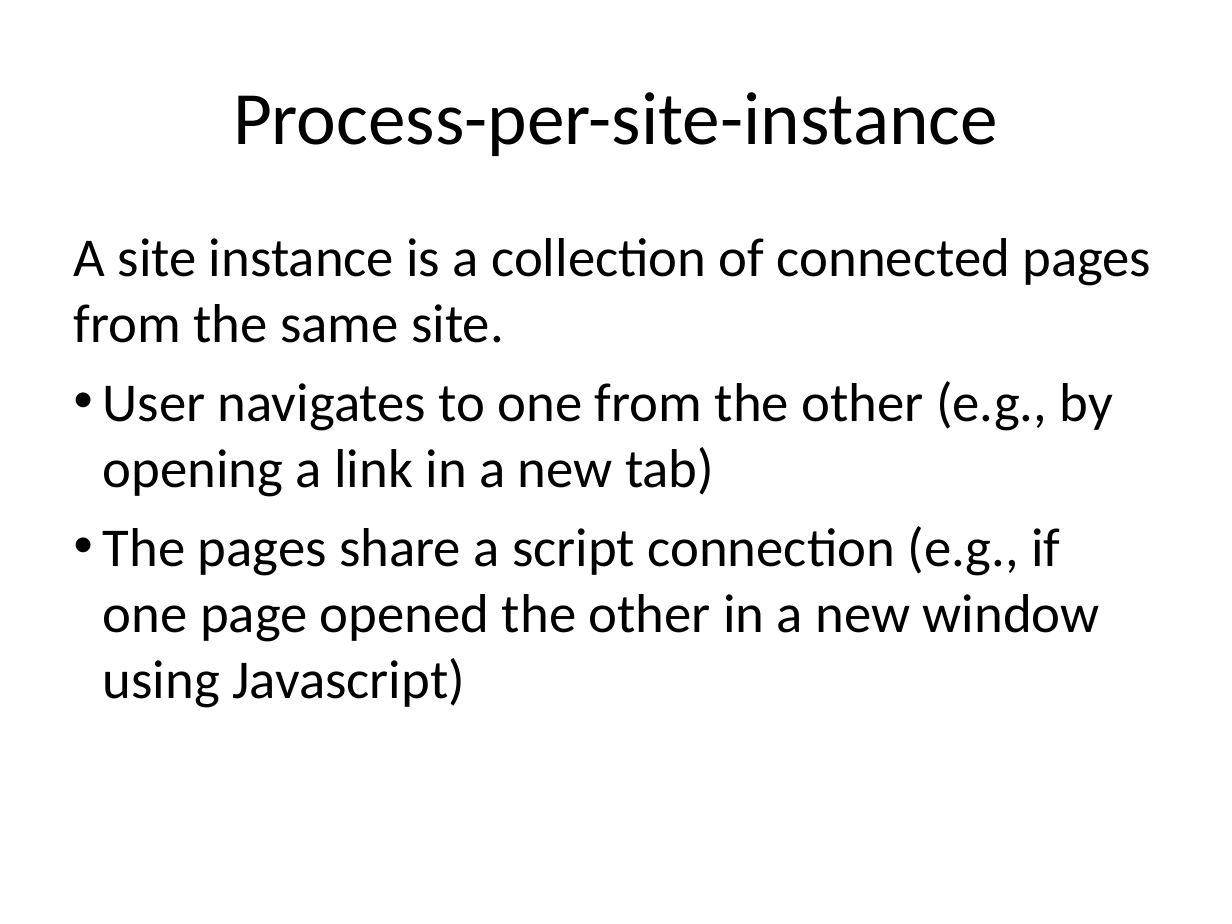
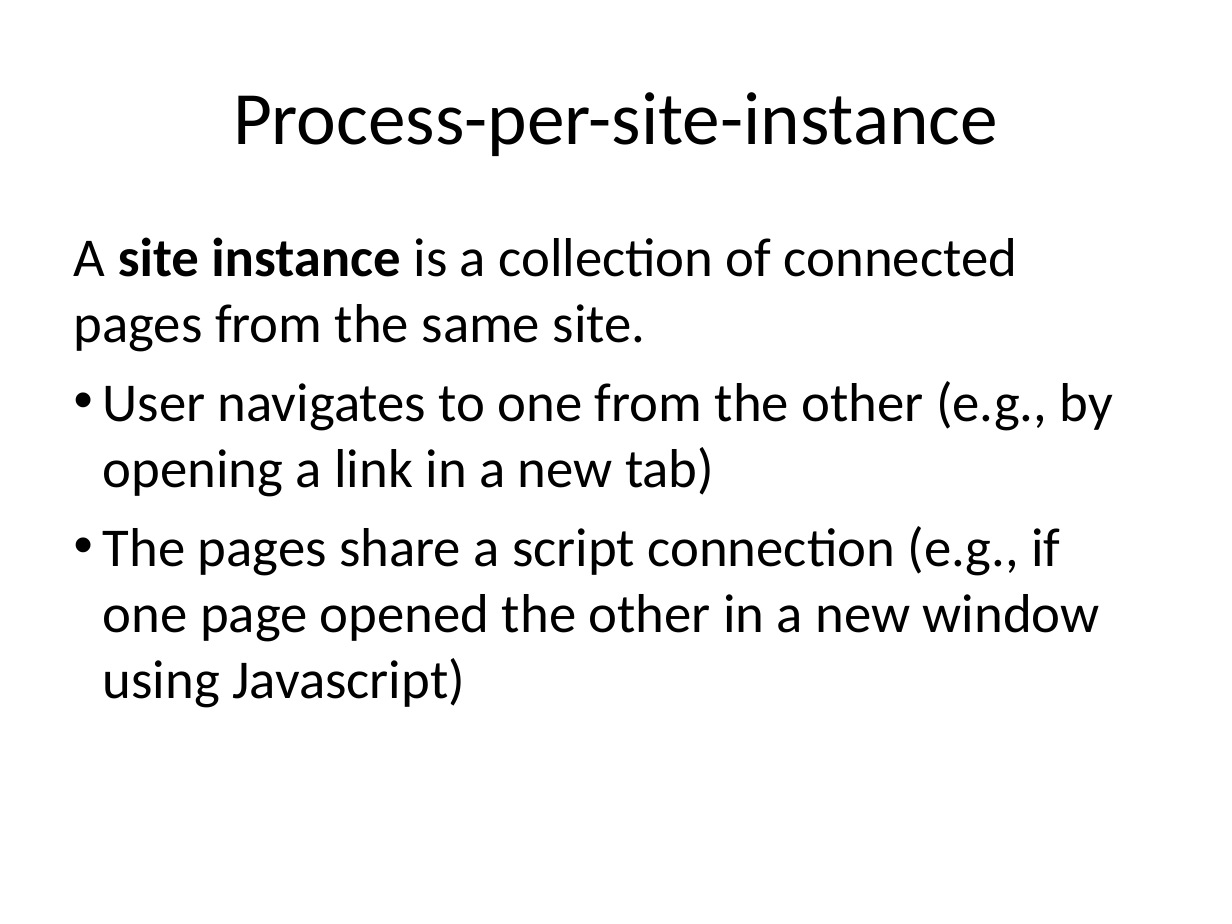
Before and after one commit to tezheng/chromium, a slide deck: slide 16 of docs/chromium.ppt (slide 3 before the commit). Drawn at 1232x924 pixels with LibreOffice and Linux fonts; fonts in the diff are those of the drawing. Boxes give left, top, right and bottom in pixels: in the first picture for what was removed or moved away, otherwise in the second. Text is boxed around its words. In the diff, an @@ line names an element or a change of style, - is before the commit and + after.

```diff
--- a/docs/chromium.ppt
+++ b/docs/chromium.ppt
@@ text at (x1=74, y1=237, x2=1017, y2=352): bold on in "site instance" @@
```
Also in this commit, not shown: 2 other slides changed, 22 slides added, 2 slides removed, 6 other files.
